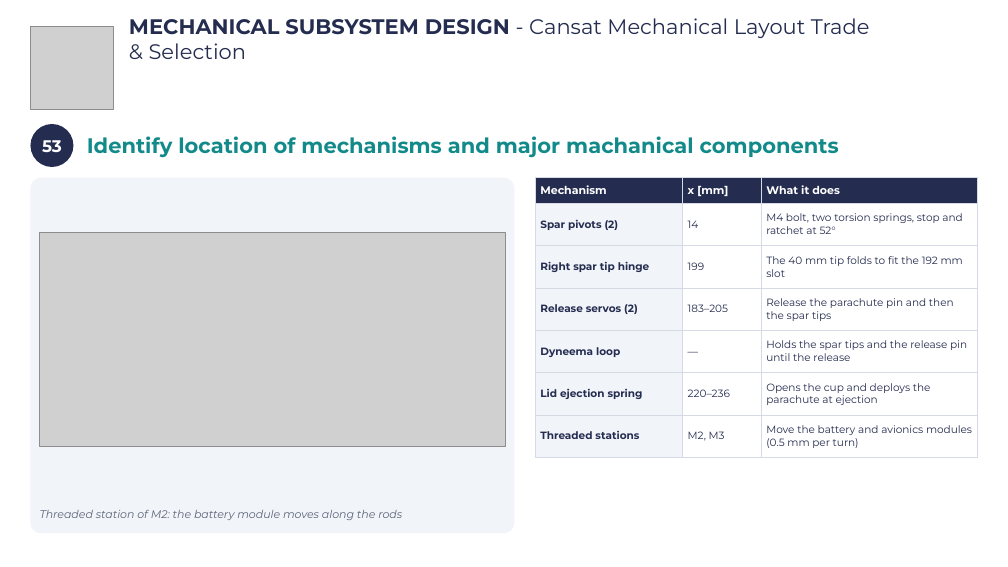
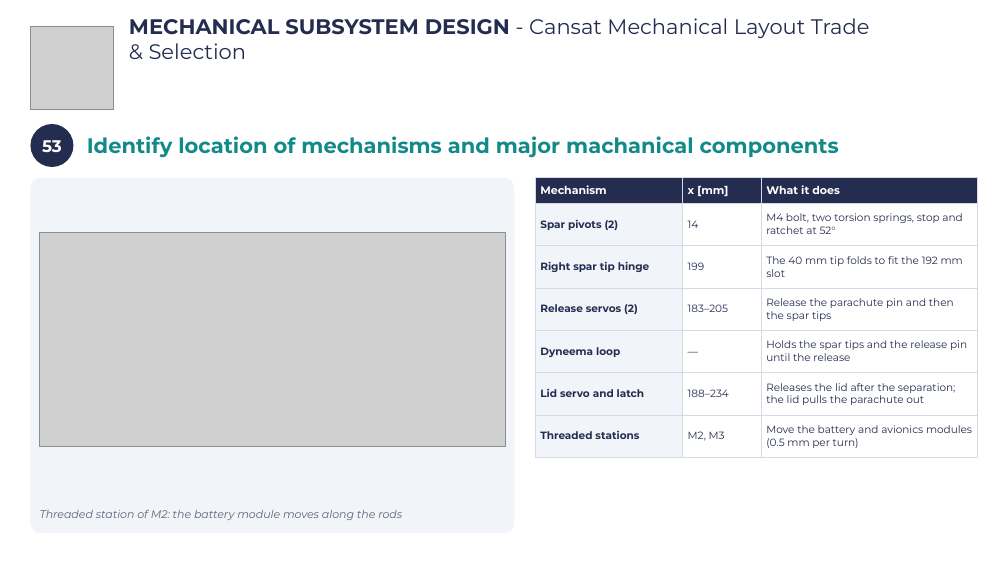
Before and after one commit to Caetano18/proyecto, a slide deck: slide 56 of cansat_pdr/laminas_plantilla/CanSat_PDR_Hermes_completo.pptx. Drawn at 1008x567 pixels with LibreOffice and Linux fonts; fonts in the diff are those of the drawing; grey boxes stand for pictures; background and template pictures are left out. Boxes give left, top, right and bottom in pixels: in the first picture for what was removed or moved away, otherwise in the second. Text is boxed around its words. In the diff, an @@ line names an element or a change of style, - is before the commit and + after.

```diff
--- a/cansat_pdr/laminas_plantilla/CanSat_PDR_Hermes_completo.pptx
+++ b/cansat_pdr/laminas_plantilla/CanSat_PDR_Hermes_completo.pptx
@@ table at bbox=[535, 178, 978, 457] @@
-row 6: Lid ejection spring | 220–236 | Opens the cup and deploys the parachute at ejection
+row 6: Lid servo and latch | 188–234 | Releases the lid after the separation; the lid pulls the parachute out
```
Also in this commit, not shown: 13 other slides changed, 23 other files.
